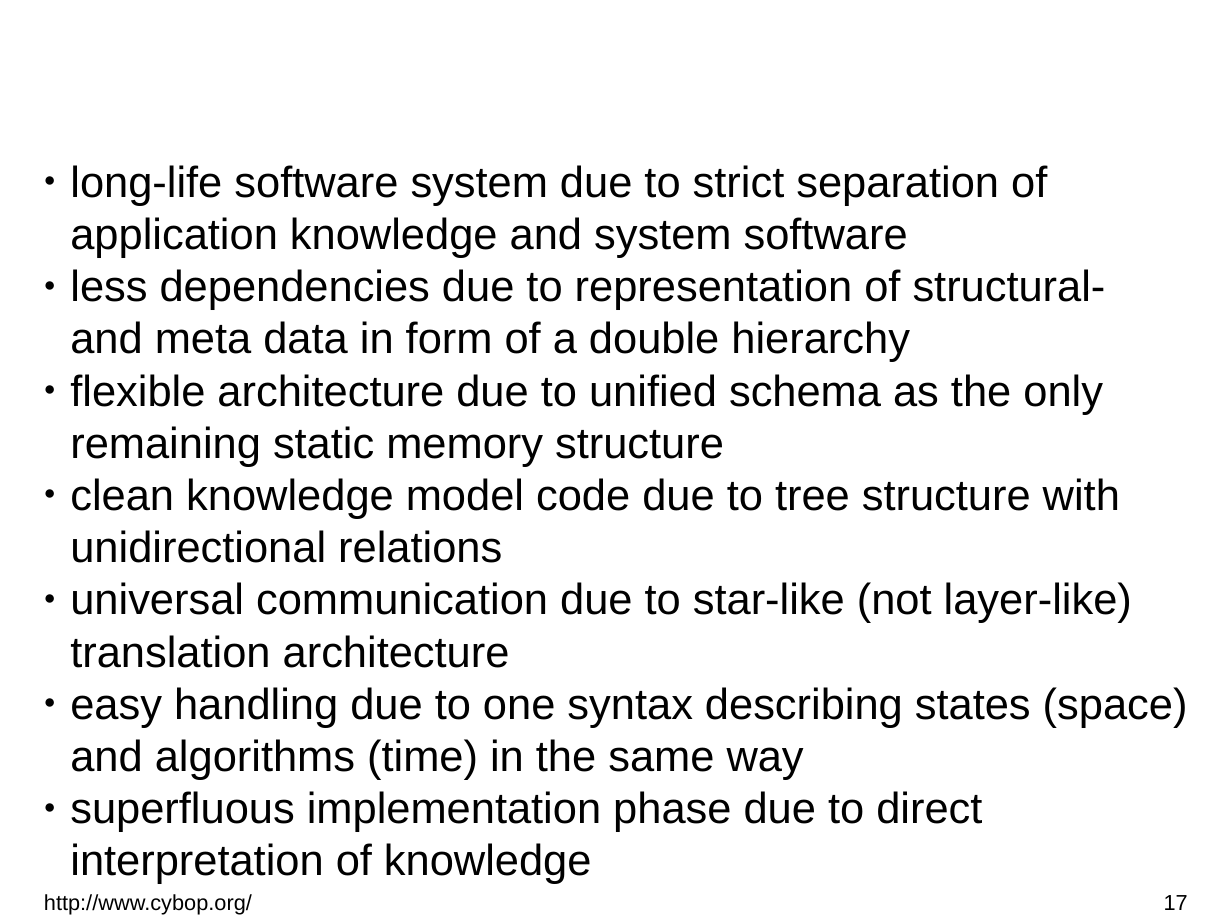
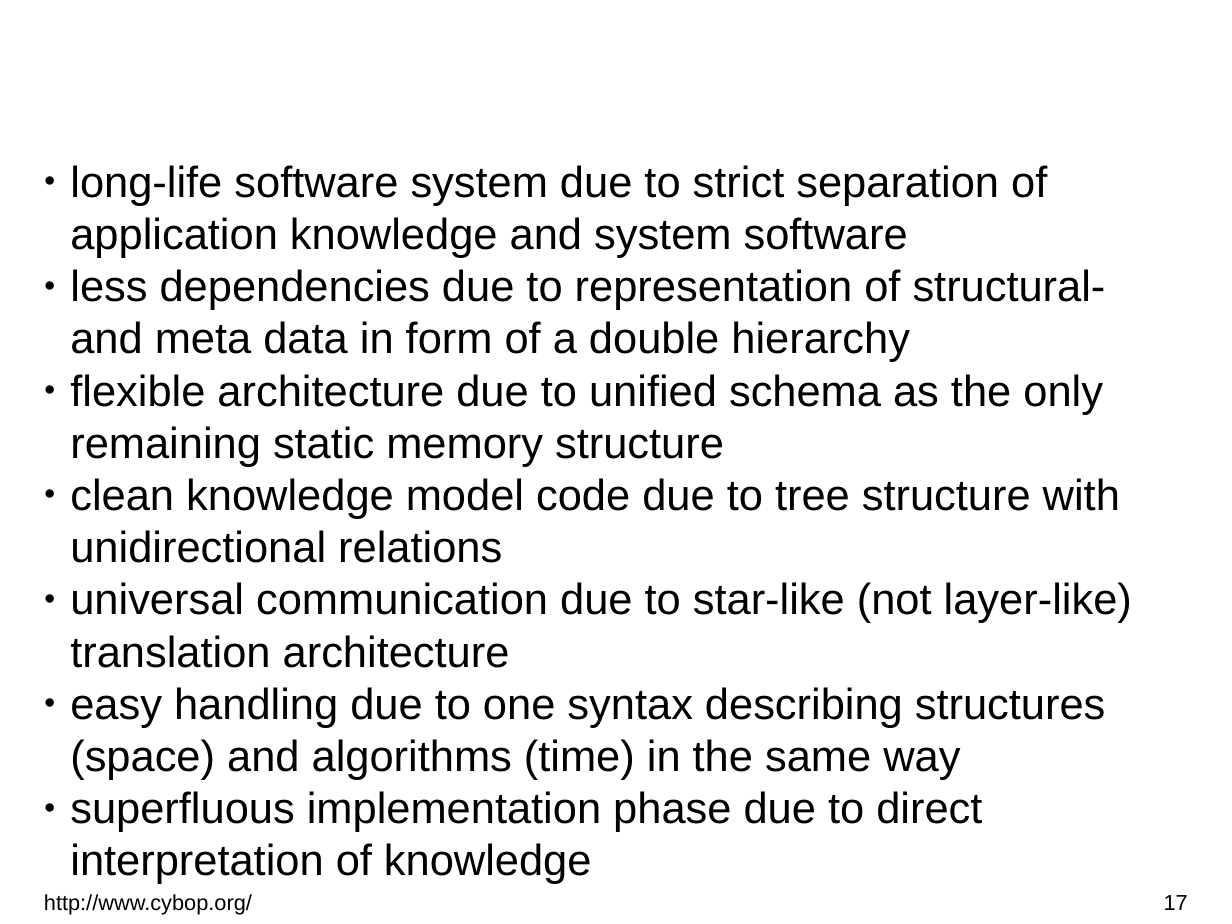
Before and after one commit to GitMirroring/cybop, a slide deck: slide 17 of doc/lightning_talk/cybop.odp. Drawn at 1232x924 pixels with LibreOffice and Linux fonts; fonts in the diff are those of the drawing; background and template pictures are left out. Boxes give left, top, right and bottom in pixels: in the first picture for what was removed or moved away, otherwise in the second. Text is boxed around its words. In the diff, an @@ line names an element or a change of style, - is before the commit and + after.

```diff
--- a/doc/lightning_talk/cybop.odp
+++ b/doc/lightning_talk/cybop.odp
@@ text at bbox=[70, 687, 1106, 780]: text changed @@
-● easy handling due to one syntax describing states (space) and algorithms (time) in the same way
+● easy handling due to one syntax describing structures (space) and algorithms (time) in the same way
```
Also in this commit, not shown: 6 other slides changed, 4 other files.
